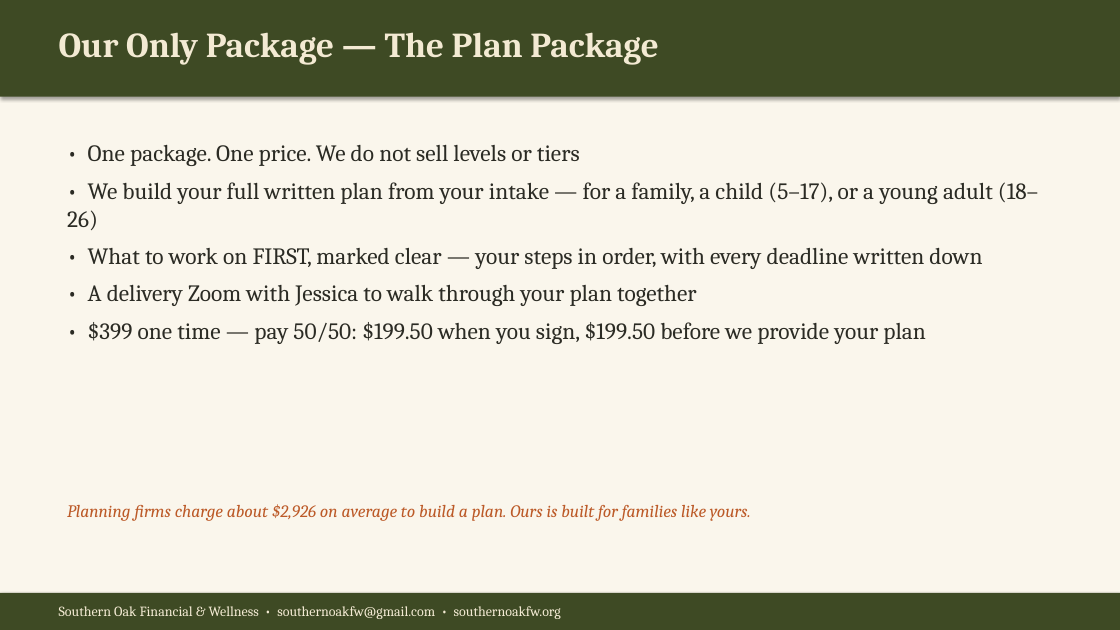
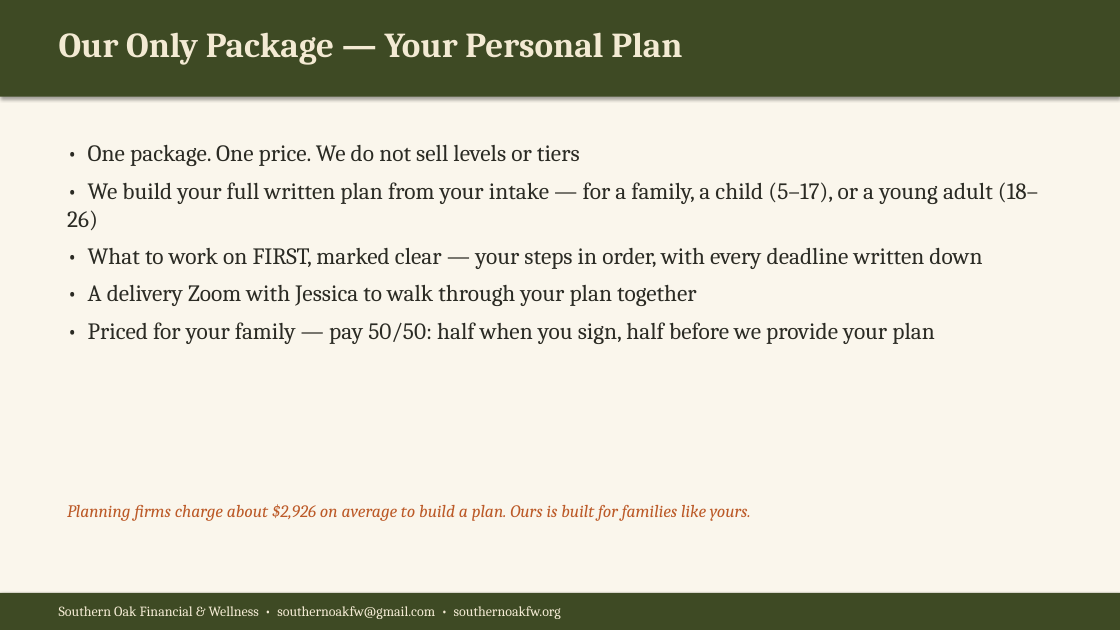
Before and after one commit to southernoakfw-ja/southernoakfw-ja.github.io, a slide deck: slide 7 of assets/Southern-Oak-What-We-Do.pptx. Drawn at 1120x630 pixels with LibreOffice and Linux fonts; fonts in the diff are those of the drawing. Boxes give left, top, right and bottom in pixels: in the first picture for what was removed or moved away, otherwise in the second. Text is boxed around its words. In the diff, an @@ line names an element or a change of style, - is before the commit and + after.

Commit message:
Personal price update: plan no longer has a set $399 price

```diff
--- a/assets/Southern-Oak-What-We-Do.pptx
+++ b/assets/Southern-Oak-What-We-Do.pptx
@@ text at <box>59,32,682,65</box>: text changed @@
-Our Only Package — The Plan Package
+Our Only Package — Your Personal Plan
@@ text at <box>88,322,934,344</box>: text changed @@
-• $399 one time — pay 50/50: $199.50 when you sign, $199.50 before we provide your plan
+• Priced for your family — pay 50/50: half when you sign, half before we provide your plan
```
Also in this commit, not shown: 1 other slide changed.
